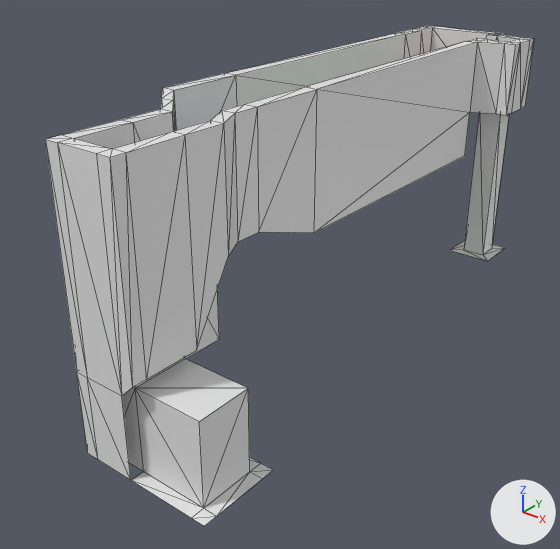
An edit to the glTF model Voronomir/Assets/Modelos/M1E1/Sala4.glb, drawn before and after from the same camera.
Camera for both pictures: a 50 mm camera at (30.5, -23.7, 31.1) aimed at (-1.8, 16.6, 6.0). Every picture has the same lights, and +X, +Y and +Z are marked at lower right. Mesh edges are drawn as thin lines. Vertices at the same position are counted once.

The first picture shows 'Sala4'.
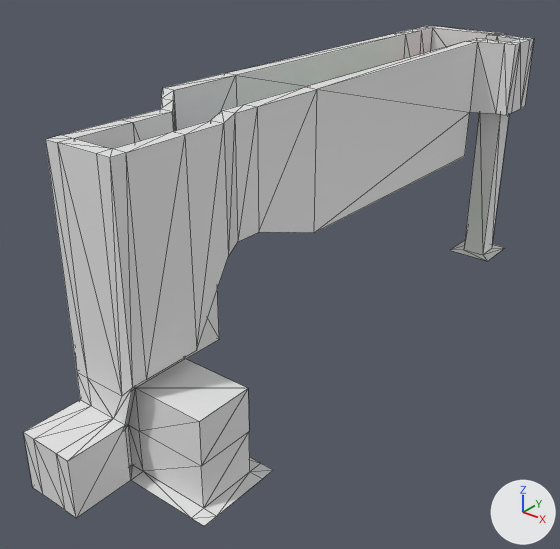
The change, as a list of edits to the scene's bpy script:
```text
Change me_sala4:
    used by ob_sala4; location = (0.0, 0.0, 0.0)
    remove me_sala4.from_pydata(...)  # 144 vertices, 245 faces; spans x -7.0..7.0, y -1.0..46.0, z 0.0..20.0
    add me_sala4.from_pydata(...)  # 169 vertices, 292 faces; spans x -7.0..7.0, y -5.0..46.0, z 0.0..20.0
    me_sala4 part 1
    1 vertex is removed from x -2.0, y -1.0, z 0.0
    23 faces are deleted
    9 vertices are added at x -3.0..1.0, y -5.0..4.0, z 0.0..4.0
    6 new vertices lie (0.0, 0.0, 3.0) away from vertices in x -2.0..6.0, y 0.0..4.0, z 0.0
    6 new vertices lie (0.0, -4.0, 0.0) away from vertices in x -3.0..1.0, y -1.0..0.0, z 0.0..4.0
    5 new vertices lie (-1.0, 0.0, 0.0) away from vertices in x 1.0, y -5.0..0.0, z 0.0..4.0
    66 new faces join them, mat_muro (white #e7e7e7)
    4 new faces join them, mat_piso0 (red #ff0000)
```

Changed parts and their boxes [x1, y1, x2, y2] in the pictures (560 x 549 px):
'Sala4', reshaped
    before: [45, 26, 534, 526]
    after: [23, 26, 534, 526]
part 1 of me_sala4, built on
    before: [77, 372, 250, 518]
    after: [23, 372, 250, 518]
